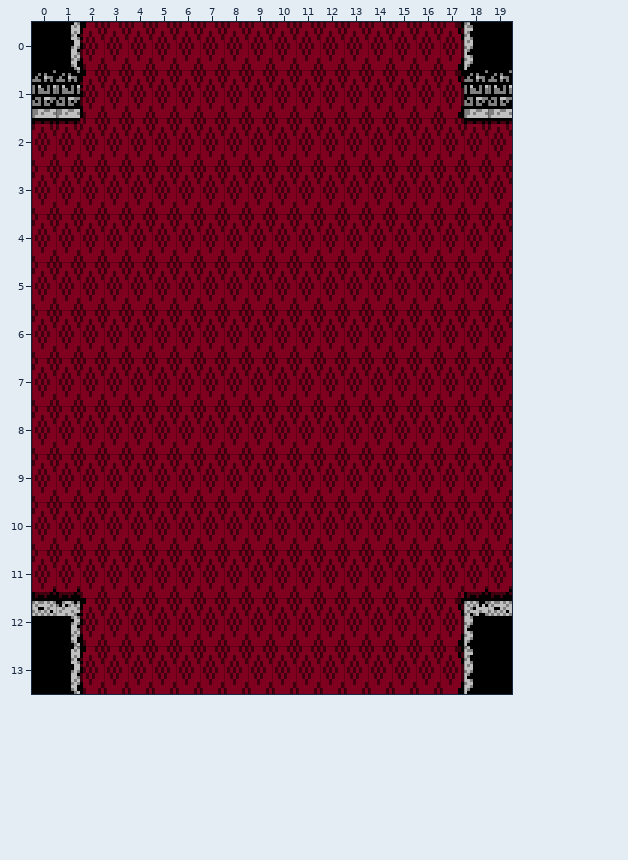
Tiled map: tiled/castle_room_13.tmx. Above is the file before it was changed.
Cells are 8x16 px. Shown: x 0..19, y 0..13.
After the commit:
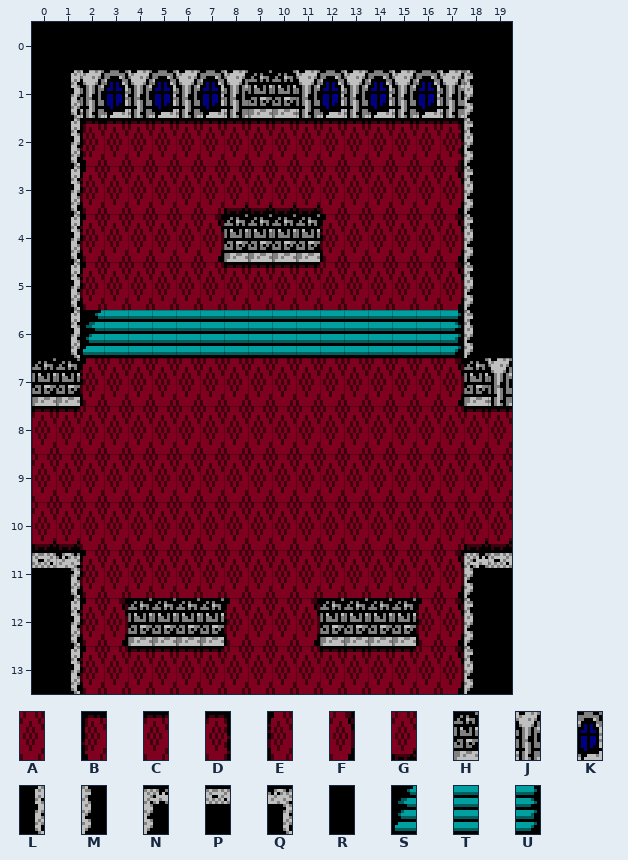
Key: from "castle_carpet": A 0, B 1, C 2, D 3, E 4, F 5, G 7; from "castle_stone": H 0, J 1, K 2, L 3, M 4, N 5, P 6, Q 7, R 8; from "castle_tile": S 11, T 12, U 13.
_ is an empty cell.
Change:
Layer "Tile Layer 1":
y 0: x 1..18 LEAAAAAAAAAAAAAAFM -> RRRRRRRRRRRRRRRRRR
y 1: x 0..19 HHEAAAAAAAAAAAAAAFHH -> RLJKJKJKJHHJKJKJKJMR
y 2: x 0..19 CCAAAAAAAAAAAAAAAACC -> RLBCCCCCCCCCCCCCCDMR
y 3: x 0..2 AAA -> RLE; x 8..11 AAAA -> GGGG; x 17..19 AAA -> FMR
y 4: x 0..2 AAA -> RLE; x 7..12 AAAAAA -> FHHHHE; x 17..19 AAA -> FMR
y 5: x 0..2 AAA -> RLE; x 8..11 AAAA -> CCCC; x 17..19 AAA -> FMR
y 6: x 0..19 AAAAAAAAAAAAAAAAAAAA -> RLSTTTTTTTTTTTTTTUMR
y 7: x 0..2 AAA -> HHE; x 17..19 AAA -> FHJ
y 8: x 0..1 AA -> CC; x 18..19 AA -> CC
y 10: x 0..1 AA -> GG; x 18..19 AA -> GG
y 11: x 0..2 GGA -> PQE; x 17..19 AGG -> FNP
y 12: x 0..1 PQ -> RL; x 3..8 AAAAAA -> FHHHHE; x 11..16 AAAAAA -> FHHHHE; x 18..19 NP -> MR
y 13: x 4..7 AAAA -> CCCC; x 12..15 AAAA -> CCCC
